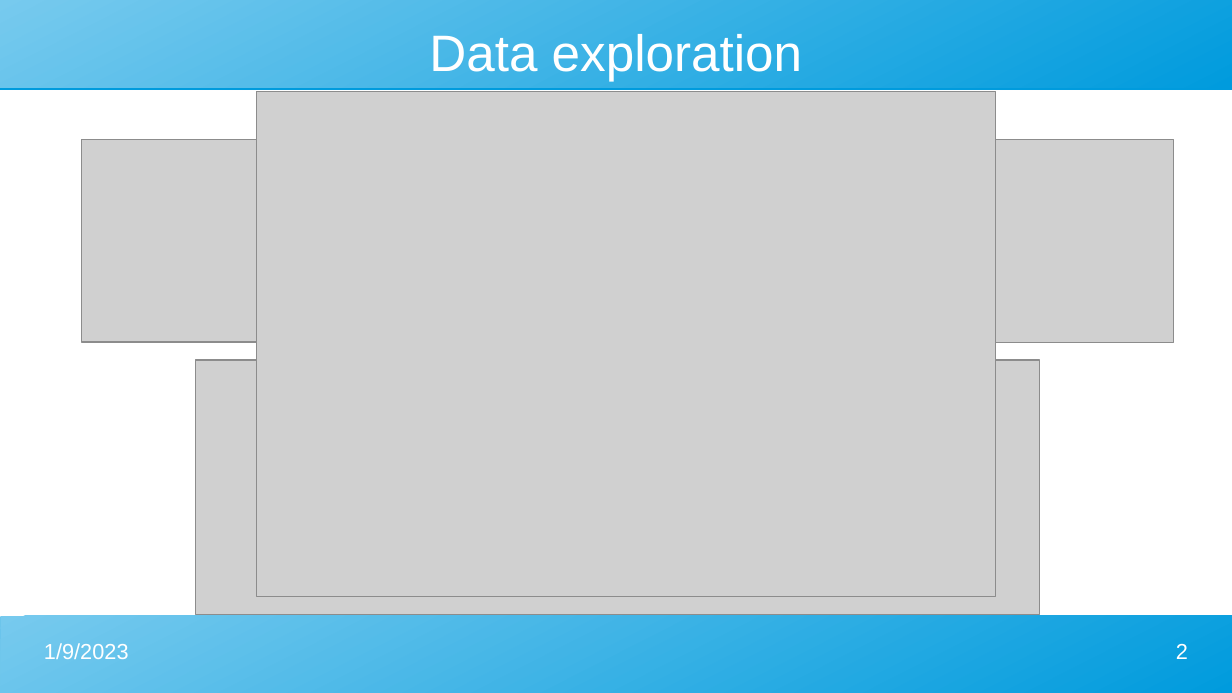
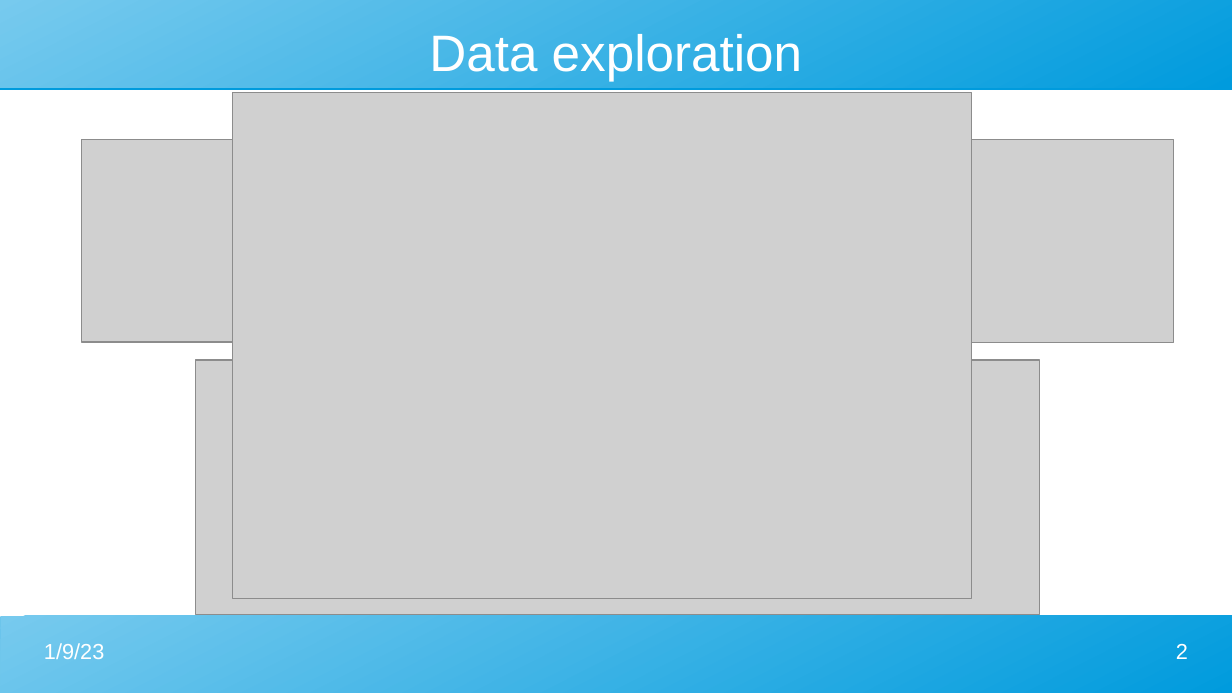
Before and after one commit to Madjeisah/NLP-Interview-Task, a slide deck: slide 2 of presentation.odp. Drawn at 1232x693 pixels with LibreOffice and Linux fonts; fonts in the diff are those of the drawing; grey boxes stand for pictures. Boxes give left, top, right and bottom in pixels: in the first picture for what was removed or moved away, otherwise in the second. Text is boxed around its words. In the diff, an @@ line names an element or a change of style, - is before the commit and + after.

```diff
--- a/presentation.odp
+++ b/presentation.odp
@@ picture: place and size @@
-picture at [256, 92, 996, 597]
+picture at [233, 93, 973, 598]
@@ text at [44, 643, 104, 659]: text changed @@
-1/9/2023
+1/9/23
```
Also in this commit, not shown: 11 other slides changed, 1 slide removed.
